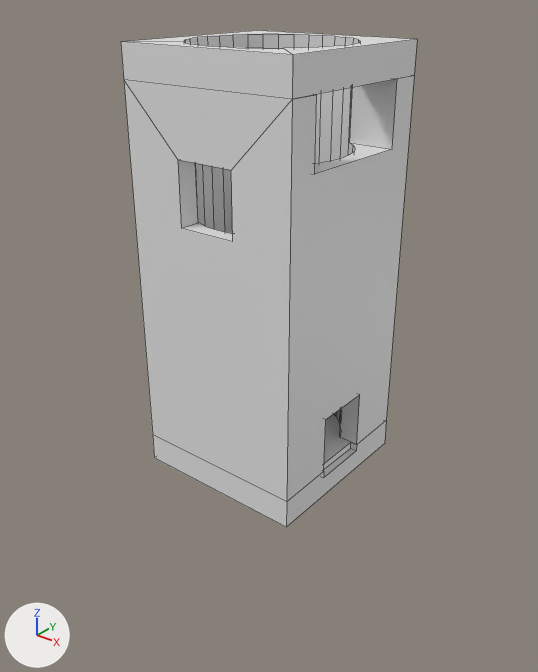
Before and after pictures for a commit that changed the Blender file Assets/Models/C1/Cabin/Diving_Pool.blend.
Rendered twice from a 50 mm lens placed at (28.3, -35.7, 29.4), pointed at (-0.2, 0.0, 7.3). The axes (+X, +Y, +Z) are drawn at lower left. The lights are the same throughout. Mesh edges are drawn as thin lines.

Script lines for the objects in view, before the commit:
```python
ob_bottom = bpy.data.objects.new('Bottom', me_cube_001)
ob_bottom.location = (0.0, 0.0, -1.0)
ob_bottom.scale = (5.99, 5.99, 1.0)
ob_cylinder = bpy.data.objects.new('Cylinder', me_cylinder)
ob_cylinder.location = (0.0, 0.0, 13.0)
ob_cylinder.scale = (5.0, 5.0, 14.0)
ob_entrance = bpy.data.objects.new('Entrance', me_cube_006)
ob_entrance.location = (5.0, 0.0, 2.0)
ob_entrance.scale = (2.0, 2.0, 2.0)
ob_entrancebottom = bpy.data.objects.new('EntranceBottom', me_cube_007)
ob_entrancebottom.location = (6.5, 0.0, 0.5)
ob_entrancebottom.scale = (1.0, 2.0, 1.0)
ob_main = bpy.data.objects.new('Main', me_cube)
ob_main.location = (0.0, 0.0, 12.0)
ob_main.scale = (5.99, 5.99, 12.0)
ob_top = bpy.data.objects.new('Top', me_cube_002)
ob_top.location = (0.0, 0.0, 25.0)
ob_top.scale = (5.99, 5.99, 1.0)
```
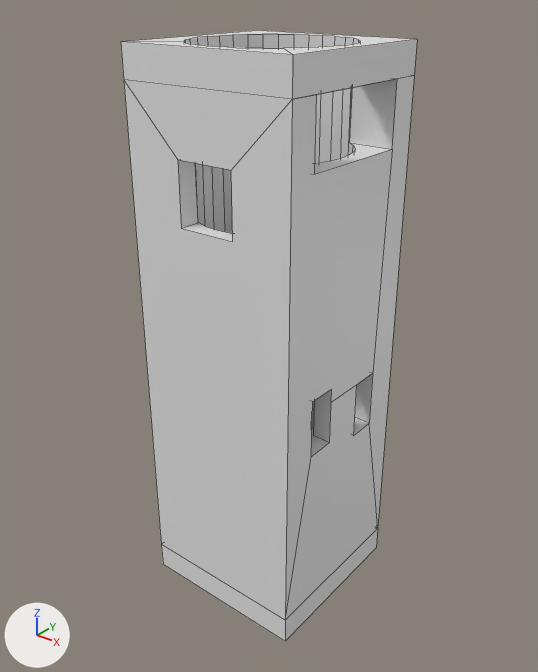
Commit message: adjust diving pool model to C1R5

Not drawn themselves, but carrying or shaping drawn objects: ob_cylinder, ob_entrance, ob_entrancebottom, ob_chamber5_001, ob_chamber5_002.

What differs and where, as boxes [x1, y1, x2, y2] in the pictures (538 x 672 px):
'Main', moved, rescaled, modifiers changed, reshaped (28% taller)
    before: [124, 75, 414, 502]
    after: [124, 75, 414, 620]
'Top', reshaped
    both: [121, 30, 417, 99]
'Bottom', moved
    before: [153, 414, 386, 527]
    after: [161, 528, 378, 641]

The change, as a list of edits to the scene's bpy script:
```text
Change ob_main:
    ob_main.location: (0.0, 0.0, 12.0) -> (0.0, 0.0, 7.0)
    ob_main.scale: (5.99, 5.99, 12.0) -> (5.99, 5.99, 17.0)
    add _m = ob_main.modifiers.new('Boolean.005', 'BOOLEAN')
    add _m.object = ob_chamber5_001
    add _m = ob_main.modifiers.new('Boolean.006', 'BOOLEAN')
    add _m.object = ob_chamber5_002
Change ob_bottom:
    ob_bottom.location: (0.0, 0.0, -1.0) -> (0.0, 0.0, -11.0)
Change ob_cylinder:
    ob_cylinder.location: (0.0, 0.0, 13.0) -> (0.0, 0.0, 8.0)
    ob_cylinder.scale: (5.0, 5.0, 14.0) -> (5.0, 5.0, 19.0)
Change ob_entrance:
    ob_entrance.location: (5.0, 0.0, 2.0) -> (-5.0, 0.0, -8.0)
Change ob_entrancebottom:
    ob_entrancebottom.location: (6.5, 0.0, 0.5) -> (-6.5, 0.0, -9.5)
Add ob_chamber5_001:
    ob_chamber5_001 = bpy.data.objects.new('Chamber5.001', me_cube_007.copy())  # the mesh of ob_entrancebottom
    ob_chamber5_001.location = (5.0, 2.5, 3.0)
    ob_chamber5_001.scale = (2.0, 1.0, 2.0)
Add ob_chamber5_002:
    ob_chamber5_002 = bpy.data.objects.new('Chamber5.002', me_cube_007.copy())  # the mesh of ob_entrancebottom
    ob_chamber5_002.location = (5.0, -2.5, 4.0)
    ob_chamber5_002.scale = (2.0, 1.0, 2.0)
```
